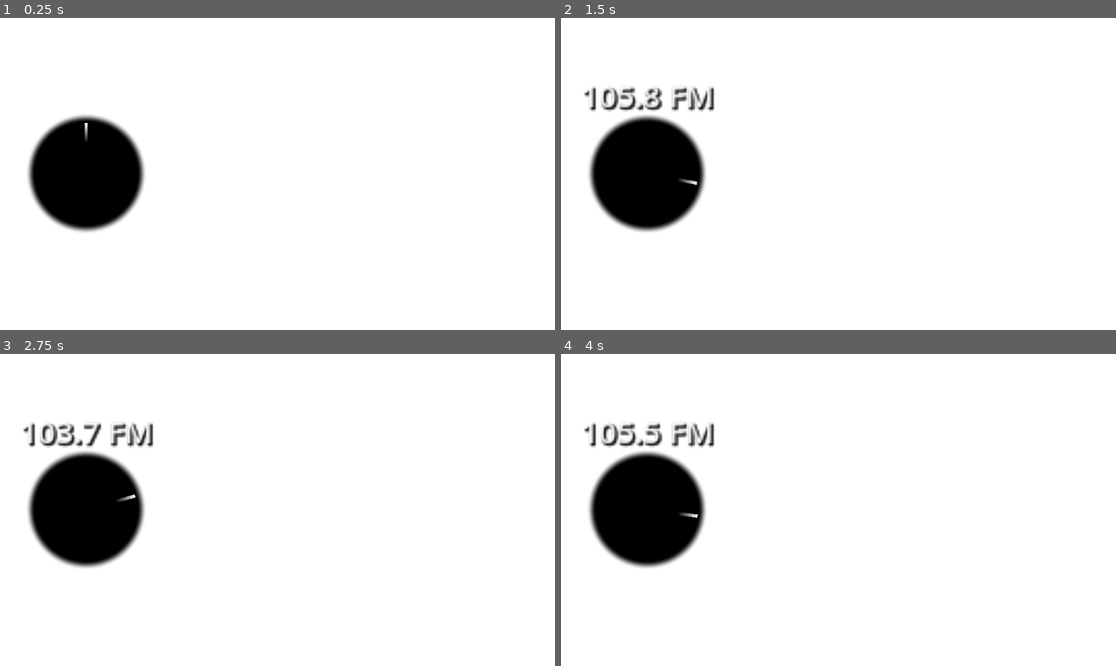
Above: before the commit, frames 1-4 (two rows, left to right).
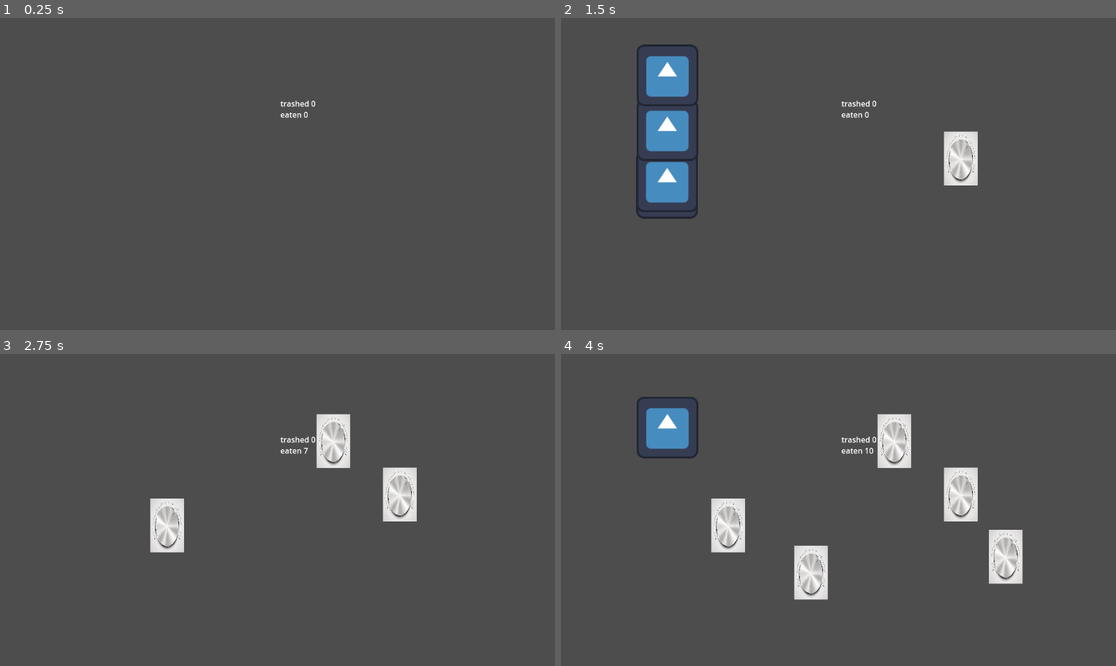
Above: after the commit, the same moments.

Repository: kaiwildberger/pc-godot
Game: Godot game, scene res://root.tscn
Two runs of this game, one before a commit and one after it. Both use one fixed random seed, a clock stepped at 60 frames per second and the inputs below. The engine's default icon, where the game draws it, is replaced by a stand-in: a white triangle on a blue panel in a dark square. Sound files missing from this copy of the repository are replaced by a short silence.
Inputs (mouse positions are in pixels of both pictures, inside the frame that each line leads up to):
- Up to frame 1 (0.25 s): no input
- Up to frame 2 (1.5 s): tap Enter at 0.5 s; move the mouse to (960, 158) at 0.52 s; press the mouse at (960, 158) at 0.53 s; tap Space at 0.77, 0.8, 1.07, 1.35 s; move the mouse to (727, 189) at 1.27 s; release the mouse at (727, 189) at 1.28 s
- Up to frame 3 (2.75 s): tap Space at 1.52, 1.82, 2.3 s; click (166, 525) at 1.55 s; move the mouse to (333, 441) at 2.02 s; press the mouse at (333, 441) at 2.03 s
- Up to frame 4 (4 s): move the mouse to (810, 572) at 2.77 s; release the mouse at (810, 572) at 2.78 s; click (810, 572) at 2.85 s; tap Space at 3.02, 3.32, 3.6, 3.77 s; move the mouse to (1005, 556) at 3.52 s; click (1005, 556) at 3.67 s

The runs differ from the first frame. In frame 1, 100% of the frame differs, in the area x 0-100%, y 0-100%; in frame 2, 99%; in frame 3, 99%; in frame 4, 99%.

Commit message:
barely working proto

Diff:
--- /dev/null
+++ b/Sushi.tscn
@@ -0,0 +1,26 @@
+[gd_scene load_steps=4 format=3 uid="uid://cjwwk5kwb1l8g"]
+
+[ext_resource type="Script" uid="uid://c48hf187xmpvn" path="res://sushi.gd" id="1_jjtg1"]
+[ext_resource type="Texture2D" uid="uid://cpby2rbq5oxtd" path="res://icon.svg" id="1_r38da"]
+
+[sub_resource type="RectangleShape2D" id="RectangleShape2D_jjtg1"]
+size = Vector2(124.5, 125)
+
+[node name="Sushi" type="PathFollow2D"]
+rotates = false
+loop = false
+script = ExtResource("1_jjtg1")
+
+[node name="Sprite2D" type="Sprite2D" parent="."]
+texture = ExtResource("1_r38da")
+
+[node name="sushi" type="Area2D" parent="."]
+
+[node name="collider shape" type="CollisionShape2D" parent="sushi"]
+position = Vector2(0.25, 0.5)
+shape = SubResource("RectangleShape2D_jjtg1")
+
+[connection signal="sushi_eaten" from="." to="." method="_on_sushi_eaten"]
+[connection signal="sushi_trashed" from="." to="." method="_on_sushi_trashed"]
+[connection signal="tree_exited" from="." to="." method="_on_tree_exited"]
+[connection signal="tree_exiting" from="." to="." method="_on_tree_exiting"]
--- /dev/null
+++ b/Table1.tscn
@@ -0,0 +1,20 @@
+[gd_scene load_steps=4 format=3 uid="uid://ck4w7jos0mnq2"]
+
+[ext_resource type="Script" uid="uid://cei3n3vo4jw2j" path="res://table_1.gd" id="1_a6blb"]
+[ext_resource type="PackedScene" uid="uid://1fclx3ejwxmk" path="res://trash.tscn" id="2_sdq1l"]
+
+[sub_resource type="Curve2D" id="Curve2D_bjmf8"]
+_data = {
+"points": PackedVector2Array(0, 0, 0, 0, 247, 95, 0, 0, 0, 0, 246, 539, 0, 0, 0, 0, 938, 545)
+}
+point_count = 3
+
+[node name="Table" type="Node2D"]
+script = ExtResource("1_a6blb")
+
+[node name="Path" type="Path2D" parent="."]
+position = Vector2(-27, -27)
+curve = SubResource("Curve2D_bjmf8")
+
+[node name="Trash" parent="Path" instance=ExtResource("2_sdq1l")]
+position = Vector2(873, 585)
--- /dev/null
+++ b/Tower.tscn
@@ -0,0 +1,22 @@
+[gd_scene load_steps=4 format=3 uid="uid://bo4sp5vepku01"]
+
+[ext_resource type="Script" uid="uid://brrtioipgifir" path="res://tower.gd" id="1_arn3v"]
+[ext_resource type="Texture2D" uid="uid://bsvfi2kw54xb2" path="res://knob.jpg" id="2_bn6qc"]
+
+[sub_resource type="CircleShape2D" id="CircleShape2D_jlq62"]
+radius = 166.003
+
+[node name="Tower" type="Node2D"]
+script = ExtResource("1_arn3v")
+
+[node name="Sprite2D" type="Sprite2D" parent="."]
+position = Vector2(1.13687e-13, 0)
+scale = Vector2(0.113497, 0.197051)
+texture = ExtResource("2_bn6qc")
+
+[node name="Range" type="Area2D" parent="."]
+
+[node name="CollisionShape2D" type="CollisionShape2D" parent="Range"]
+shape = SubResource("CircleShape2D_jlq62")
+
+[connection signal="area_entered" from="Range" to="." method="_on_range_area_entered"]
--- /dev/null
+++ b/area_2d.gd
@@ -0,0 +1,10 @@
+extends RigidBody2D
+
+func map(value, leftMin, leftMax, rightMin, rightMax) -> float:
+	var leftRange = leftMax - leftMin
+	var rightRange = rightMax - rightMin
+	var value_scaled = float(value - leftMin) / float (leftRange)
+	return rightMin + (value_scaled * rightRange)
+
+func _ready() -> void:
+	print("hi")
--- a/dialogue.tscn
+++ /dev/null
@@ -1,40 +0,0 @@
-[gd_scene load_steps=3 format=3 uid="uid://dmwnybkeqkauk"]
-
-[ext_resource type="FontFile" uid="uid://bdgyj7d42ghxf" path="res://StayALive.otf" id="1_kp46k"]
-[ext_resource type="Script" uid="uid://c123c5yqvngiw" path="res://dialogueloader.gd" id="1_oi3j2"]
-
-[node name="Dialogue Manager" type="Control"]
-layout_mode = 3
-anchors_preset = 15
-anchor_right = 1.0
-anchor_bottom = 1.0
-grow_horizontal = 2
-grow_vertical = 2
-script = ExtResource("1_oi3j2")
-
-[node name="dialogue pane" type="Panel" parent="."]
-layout_mode = 0
-offset_left = 85.0
-offset_top = 416.0
-offset_right = 1088.0
-offset_bottom = 634.0
-
-[node name="content label" type="RichTextLabel" parent="dialogue pane"]
-layout_mode = 0
-offset_left = 14.0
-offset_top = 61.0
-offset_right = 991.0
-offset_bottom = 229.0
-theme_override_fonts/normal_font = ExtResource("1_kp46k")
-theme_override_font_sizes/normal_font_size = 24
-text = "hiii,,,, isn't this cute UwU"
-
-[node name="name label" type="RichTextLabel" parent="dialogue pane"]
-layout_mode = 0
-offset_left = 14.0
-offset_top = 11.0
-offset_right = 984.0
-offset_bottom = 53.0
-theme_override_fonts/normal_font = ExtResource("1_kp46k")
-theme_override_font_sizes/normal_font_size = 32
-text = "HELLO"
--- /dev/null
+++ b/global.gd
@@ -0,0 +1,7 @@
+extends Node
+
+signal sushi_trashed
+signal sushi_eaten
+
+var trash = 0
+var eaten = 0
--- a/project.godot
+++ b/project.godot
@@ -15,6 +15,10 @@
 config/features=PackedStringArray("4.4", "Forward Plus")
 config/icon="res://icon.svg"
 
+[autoload]
+
+Global="*res://global.gd"
+
 [dotnet]
 
 project/assembly_name="uno"
@@ -26,7 +30,3 @@
 "events": [Object(InputEventMouseButton,"resource_local_to_scene":false,"resource_name":"","device":-1,"window_id":0,"a …(253 unchanged characters)…
 ]
 }
-
-[rendering]
-
-environment/defaults/default_clear_color=Color(1, 1, 1, 1)
--- a/radio_player.gd
+++ b/radio_player.gd
@@ -8,20 +8,7 @@
 var max_vol = 1 # fine tuning volume
 
 func _ready() -> void:
-	songs = [$Caramelldansen, $Andre]
-	for i in songs:
-		i.play(0) # need to make them loop too
-	$Static.play(0)
+	pass
 
 func _process(_delta: float) -> void:
 	var current = $Dial.spinner_value
-	for i in len(stations):
-		music_vol = 1 - (abs(current - stations[i]) / zone)
-		music_vol = max(music_vol, 0)
-		songs[i].volume_linear = music_vol * max_vol
-	#$"raw label".text = "%s" % music_vol
-	#$Caramelldansen.volume_linear = music_vol * max_vol
-	$Static.volume_linear = max(static_vol, 1-(music_vol/2)) # ducking???
-
-func _on_static_finished() -> void:
-	$Static.play(0)
--- a/root.gd
+++ b/root.gd
@@ -1,6 +1,15 @@
 class_name Root extends Node2D
-@onready var dialogueSc = preload("res://dialogue.tscn")
+
+var tower = preload("res://Tower.tscn").instantiate()
+
 func _unhandled_input(event: InputEvent) -> void:
 	if event is InputEventKey:
 		if event.pressed and event.keycode == KEY_ESCAPE:
 			get_tree().quit()
+	if event.is_action_pressed("mousepress"):
+		var mpos = get_local_mouse_position()
+		#if mpos -
+		var newtower = tower.duplicate()
+		newtower.position.x = mpos.x
+		newtower.position.y = mpos.y
+		$Table1.add_child(newtower)
--- a/root.tscn
+++ b/root.tscn
@@ -1,13 +1,22 @@
-[gd_scene load_steps=3 format=3 uid="uid://d1rtk6yskxx8t"]
+[gd_scene load_steps=4 format=3 uid="uid://d1rtk6yskxx8t"]
 
 [ext_resource type="Script" uid="uid://bnd4rknpsbwc1" path="res://root.gd" id="1_pyidc"]
-[ext_resource type="PackedScene" uid="uid://b8st7buge26m5" path="res://radio_spinner.tscn" id="2_pyidc"]
+[ext_resource type="PackedScene" uid="uid://ck4w7jos0mnq2" path="res://Table1.tscn" id="2_pyidc"]
+[ext_resource type="Script" uid="uid://drdygngqa6gq" path="res://trash_label.gd" id="3_vvh5c"]
 
 [node name="Root" type="Node2D"]
 script = ExtResource("1_pyidc")
 
 [node name="Camera2D" type="Camera2D" parent="."]
+position = Vector2(527, 326)
+offset = Vector2(48.99, 0)
 
-[node name="Radio" parent="." instance=ExtResource("2_pyidc")]
-position = Vector2(-397, -1)
-scale = Vector2(4.3, 4.3)
+[node name="Table1" parent="." instance=ExtResource("2_pyidc")]
+position = Vector2(1, 0)
+
+[node name="trash_label" type="RichTextLabel" parent="."]
+offset_left = 582.0
+offset_top = 168.0
+offset_right = 672.0
+offset_bottom = 218.0
+script = ExtResource("3_vvh5c")
--- a/spinner.gd
+++ b/spinner.gd
@@ -19,9 +19,9 @@
 	return rightMin + (value_scaled * rightRange)
 
 func _unhandled_input(event: InputEvent) -> void:
-	if event is InputEventMouseButton and not event.is_action_pressed("mousepress"):
+	if event.is_action_released("mousepress"):
 		spinning = false
-	if event is InputEventMouseButton and event.is_action_pressed("mousepress"):
+	if event.is_action_pressed("mousepress"):
 		spinning = true
 
 # todo: probably angle from value? is ez cos map backwards pretty much methinks
--- /dev/null
+++ b/sushi.gd
@@ -0,0 +1,31 @@
+extends PathFollow2D
+
+@export var speed = 400
+signal sushi_trashed # signals get defined on the component that has to Receive them
+signal sushi_eaten
+
+func _process(delta: float) -> void:
+	self.progress += speed * delta
+
+func eat_sushi():
+	pass
+	#print('eat sushi')
+	#Global.eaten += 1
+	#self.queue_free()
+
+func _on_tree_exiting() -> void:
+	var tween = self.create_tween()
+	tween.tween_property($Sprite2D, "modulate", Color.RED, 2)
+	tween.tween_property($Sprite2D, "scale", Vector2(), 2)
+	#tween.tween_callback(self.eat_sushi) # this is not firing
+
+
+func _on_sushi_trashed() -> void:
+	#print('trash!!!')
+	Global.trash += 1
+	self.queue_free()
+
+func _on_sushi_eaten() -> void:
+	#print("on sushi eaten!!")
+	Global.eaten += 1
+	self.queue_free()
--- /dev/null
+++ b/table_1.gd
@@ -0,0 +1,13 @@
+extends Node2D
+
+var Sushi = preload("res://Sushi.tscn").instantiate()
+
+func _unhandled_input(event: InputEvent) -> void:
+	if event is InputEventKey and event.pressed and event.keycode == KEY_SPACE:
+		spawn_sushi()
+
+func _process(delta: float) -> void:
+	#$Path2D/Sushi.progress_ratio = 0.5
+	pass
+func spawn_sushi():
+	$Path.add_child(Sushi.duplicate())
--- /dev/null
+++ b/tower.gd
@@ -0,0 +1,12 @@
+extends Node2D
+
+func _ready() -> void:
+	#print('tower spanwed')
+	pass
+
+func _process(delta: float) -> void:
+	pass
+
+func _on_range_area_entered(area: Area2D) -> void:
+	area.get_parent().emit_signal("sushi_eaten")
+	# create timer for Chewing cooldown
--- /dev/null
+++ b/trash.gd
@@ -0,0 +1,8 @@
+extends Node2D
+
+func _process(delta: float) -> void:
+	pass
+
+func _on_area_2d_area_entered(area: Area2D) -> void:
+	if area.name == "sushi":
+		area.get_parent().emit_signal("sushi_trashed")
--- /dev/null
+++ b/trash.tscn
@@ -0,0 +1,17 @@
+[gd_scene load_steps=3 format=3 uid="uid://1fclx3ejwxmk"]
+
+[ext_resource type="Script" uid="uid://bbcaaql36p0a3" path="res://trash.gd" id="1_avkd5"]
+
+[sub_resource type="RectangleShape2D" id="RectangleShape2D_m0qai"]
+size = Vector2(197.5, 181)
+
+[node name="Trash" type="Node2D"]
+script = ExtResource("1_avkd5")
+
+[node name="Area2D" type="Area2D" parent="."]
+
+[node name="CollisionShape2D" type="CollisionShape2D" parent="Area2D"]
+position = Vector2(62.25, -51.5)
+shape = SubResource("RectangleShape2D_m0qai")
+
+[connection signal="area_entered" from="Area2D" to="." method="_on_area_2d_area_entered"]
--- /dev/null
+++ b/trash_label.gd
@@ -0,0 +1,3 @@
+extends RichTextLabel
+func _process(delta: float) -> void:
+	self.text = "trashed %s\neaten %s" % [Global.trash, Global.eaten]
Not shown, added: area_2d.gd.uid
Not shown, added: global.gd.uid
Not shown, added: sushi.gd.uid
Not shown, added: table_1.gd.uid
Not shown, added: tower.gd.uid
Not shown, added: trash.gd.uid
Not shown, added: trash_label.gd.uid
